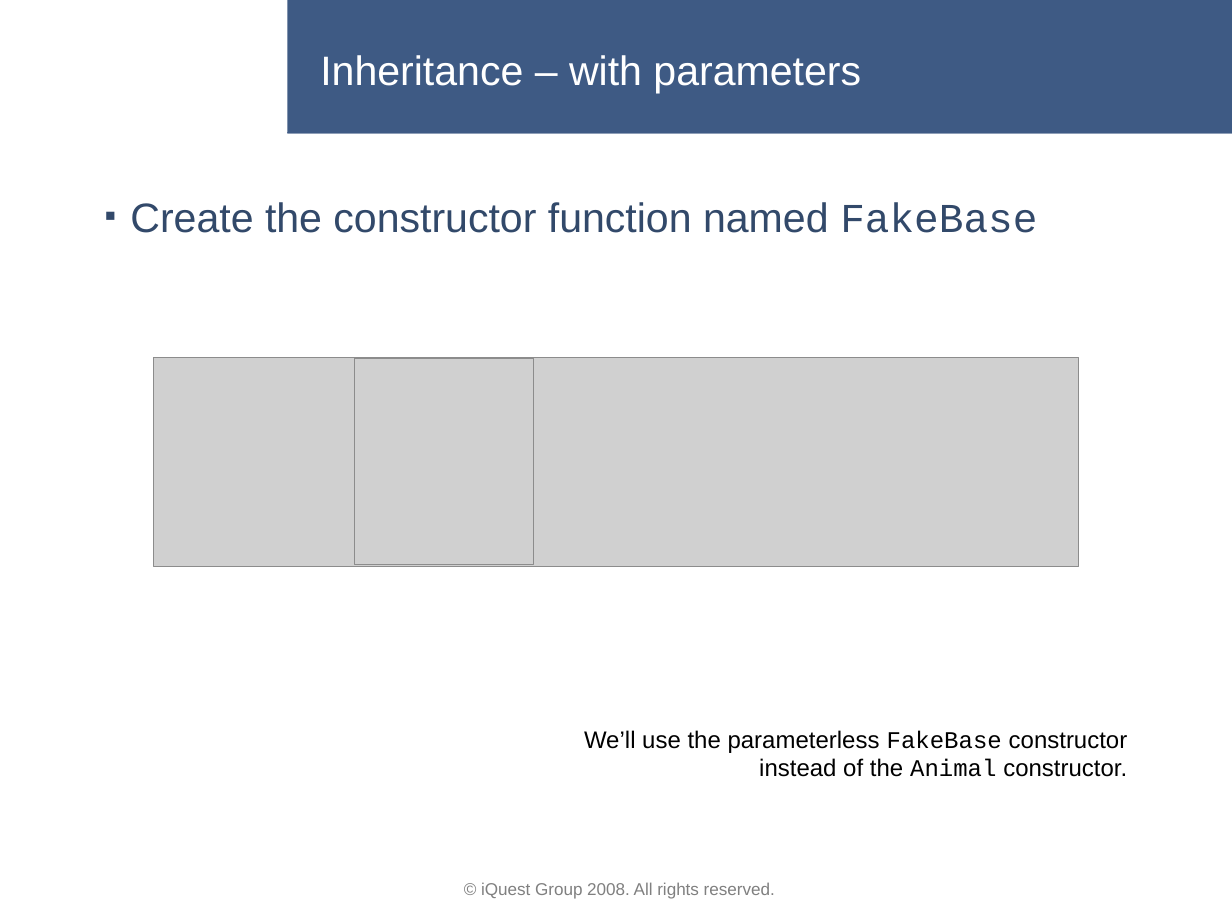
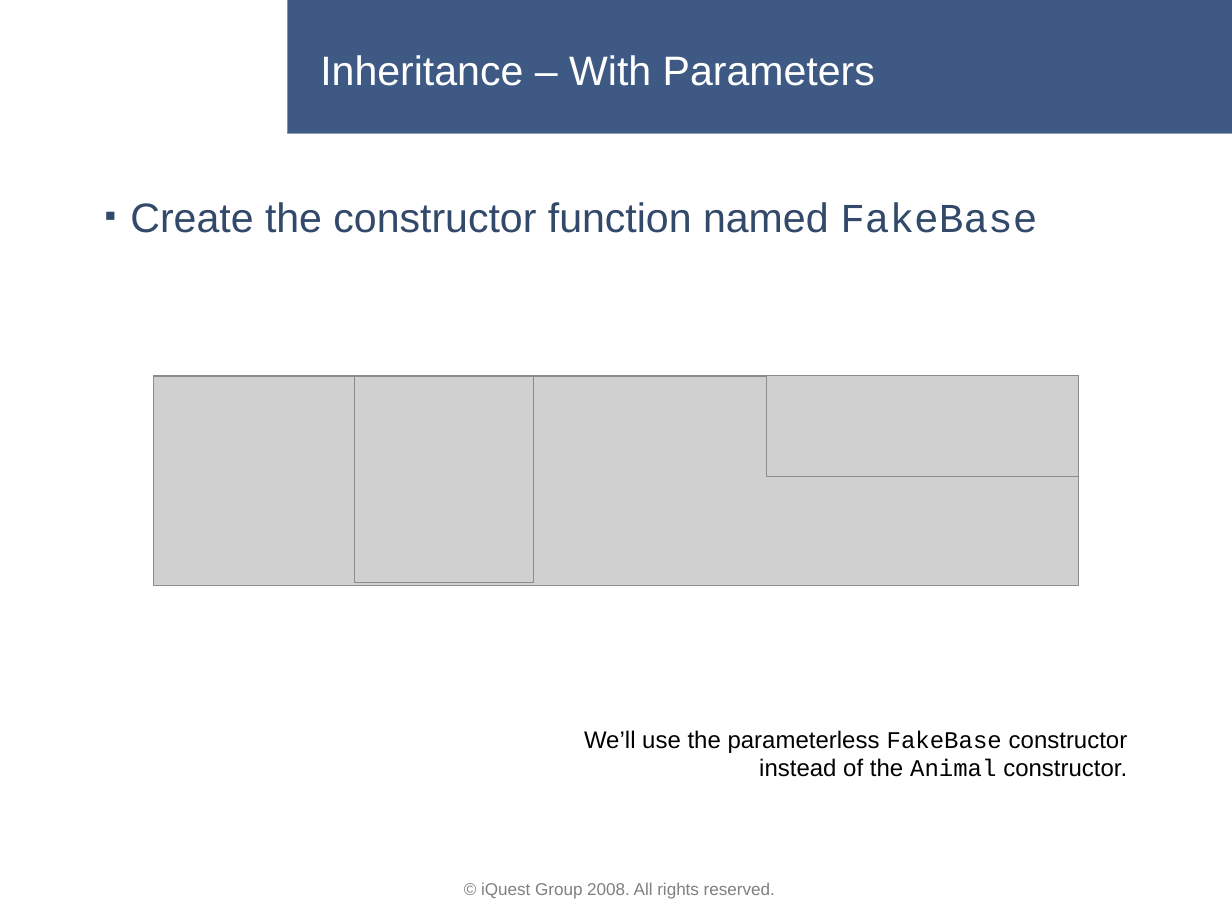
Before and after one commit to lastunicorn/BioCalcJs, a slide deck: slide 14 of doc/BioCalc Presentation.pptx (slide 12 before the commit). Drawn at 1232x924 pixels with LibreOffice and Linux fonts; fonts in the diff are those of the drawing; grey boxes stand for pictures; background and template pictures are left out. Boxes give left, top, right and bottom in pixels: in the first picture for what was removed or moved away, otherwise in the second. Text is boxed around its words. In the diff, an @@ line names an element or a change of style, - is before the commit and + after.

```diff
--- a/doc/BioCalc Presentation.pptx
+++ b/doc/BioCalc Presentation.pptx
@@ title at [320,55,875,86]: text changed @@
-Inheritance – with parameters
+Inheritance – With Parameters
@@ picture: place and size @@
-picture at [153,357,1078,567]
+picture at [153,376,1078,585]
@@ picture: place and size @@
-picture at [355,359,535,565]
+picture at [355,376,535,583]
@@ picture added at [766,376,1078,477] @@
```
Also in this commit, not shown: 12 other slides changed, 5 slides added, 2 other files.
